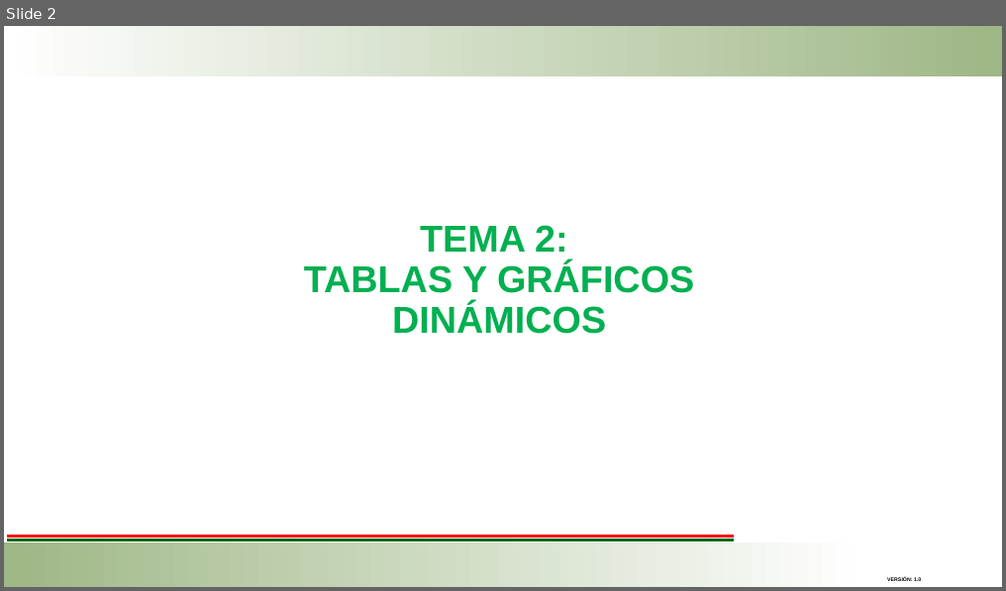
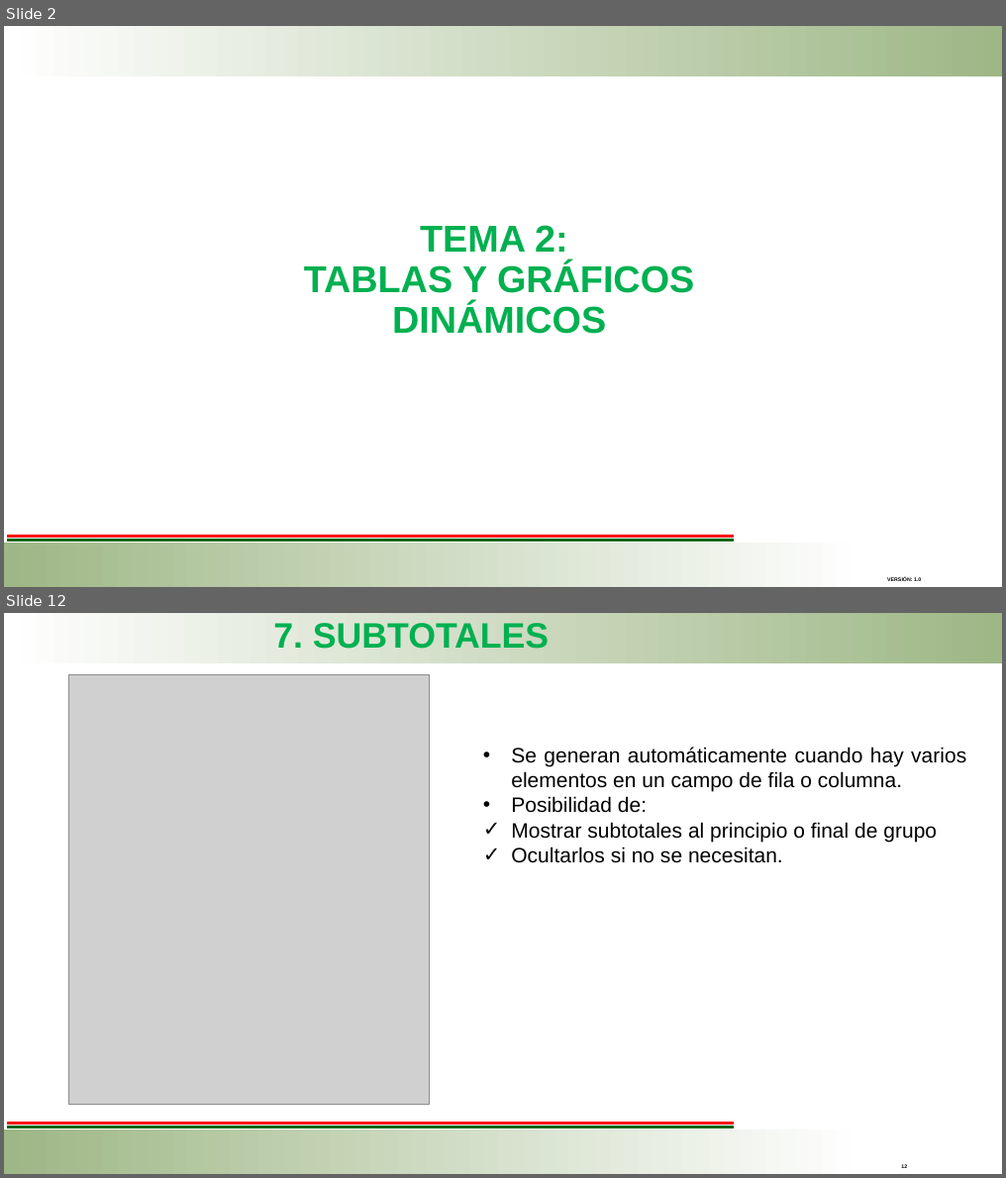
Before and after one commit to ejmerino/software-engineering, a slide deck: Vinculacion/Presentación Aplicacion de Tablas y Graficos Dinamicos.pptx. Shown one above the other, each under a label of ours: slide 2 before the commit, slides 2 and 12 after it; the slides between them are not shown. The pictures are 1006x591 and 1006x1178 pixels, drawn with LibreOffice and Linux fonts; fonts in the diff are those of the drawing; grey boxes stand for pictures; background and template pictures are left out. Boxes give left, top, right and bottom in pixels: in the first picture for what was removed or moved away, otherwise in the second. Text is boxed around its words. In the diff, an @@ line names an element or a change of style, - is before the commit and + after.

```diff
--- a/Vinculacion/Presentación Aplicacion de Tablas y Graficos Dinamicos.pptx
+++ b/Vinculacion/Presentación Aplicacion de Tablas y Graficos Dinamicos.pptx
@@ slide 12 added at <box>4,613,1002,1174</box>, background #FFFFFF; not listed: 4 template elements that a slide beside it also shows @@
@@ text added at <box>273,623,548,649</box>, 34 pt, text #00B050, bold @@
+7. SUBTOTALES
@@ picture added at <box>68,674,430,1105</box> @@
@@ text added at <box>511,747,966,863</box>, 20 pt, text #000000 @@
+• Se generan automáticamente cuando hay varios elementos en un campo de fila o columna.
+• Posibilidad de:
+                ✓ Mostrar subtotales al principio o final de grupo
+                ✓ Ocultarlos si no se necesitan.
@@ page number added at <box>901,1164,907,1168</box>, 5 pt, text #000000, bold @@
+12
```
Also in this commit, not shown: 2 slides changed, 12 other slides added, 40 slides removed.
